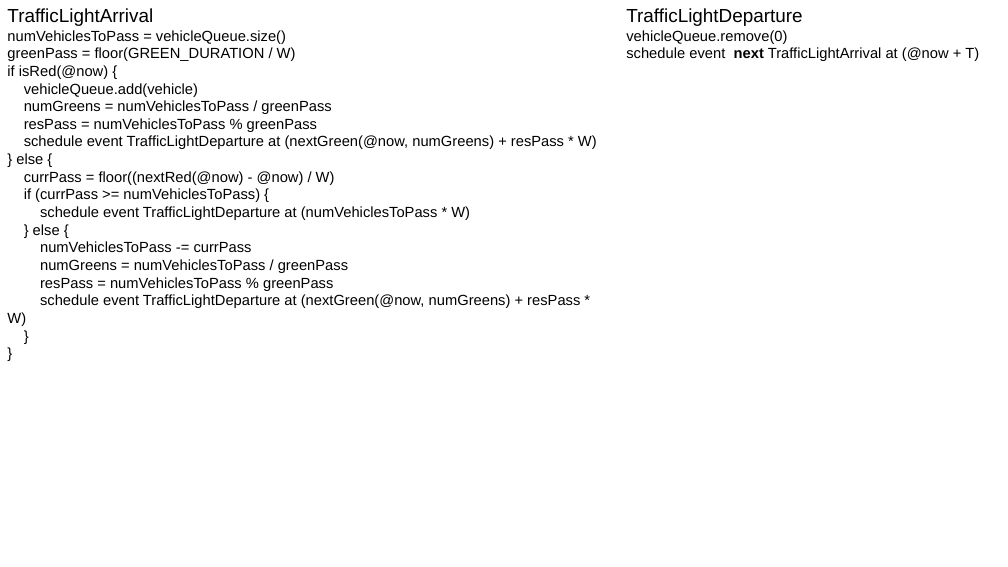
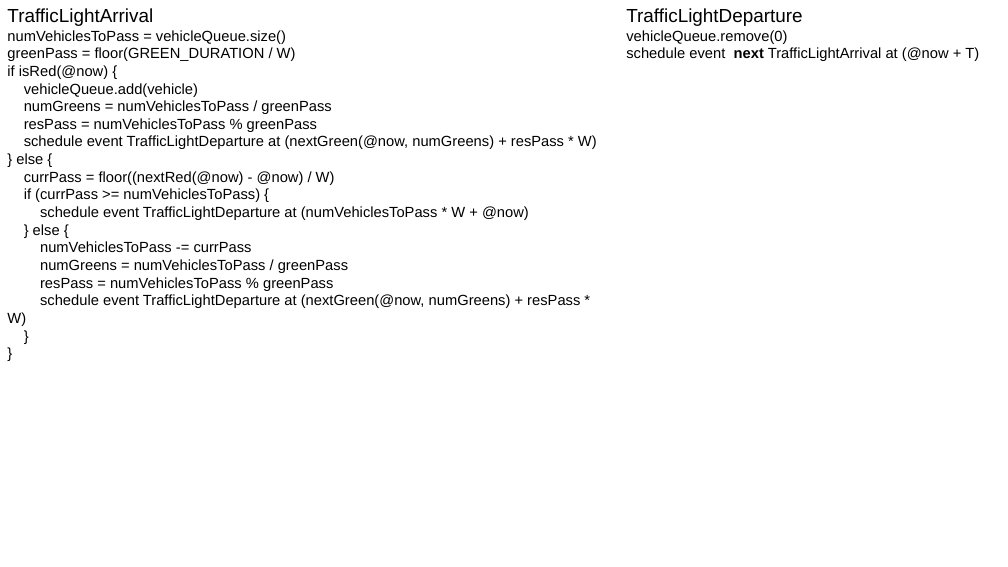
Before and after one commit to hdmonline/Traffic-Simulation, a slide deck: slide 1 of Notes.pptx. Drawn at 1008x567 pixels with LibreOffice and Linux fonts; fonts in the diff are those of the drawing. Boxes give left, top, right and bottom in pixels: in the first picture for what was removed or moved away, otherwise in the second. Text is boxed around its words. In the diff, an @@ line names an element or a change of style, - is before the commit and + after.

```diff
--- a/Notes.pptx
+++ b/Notes.pptx
@@ text at (40, 206, 529, 220): text changed @@
-schedule event TrafficLightDeparture at (numVehiclesToPass * W)
+schedule event TrafficLightDeparture at (numVehiclesToPass * W + @now)
```
